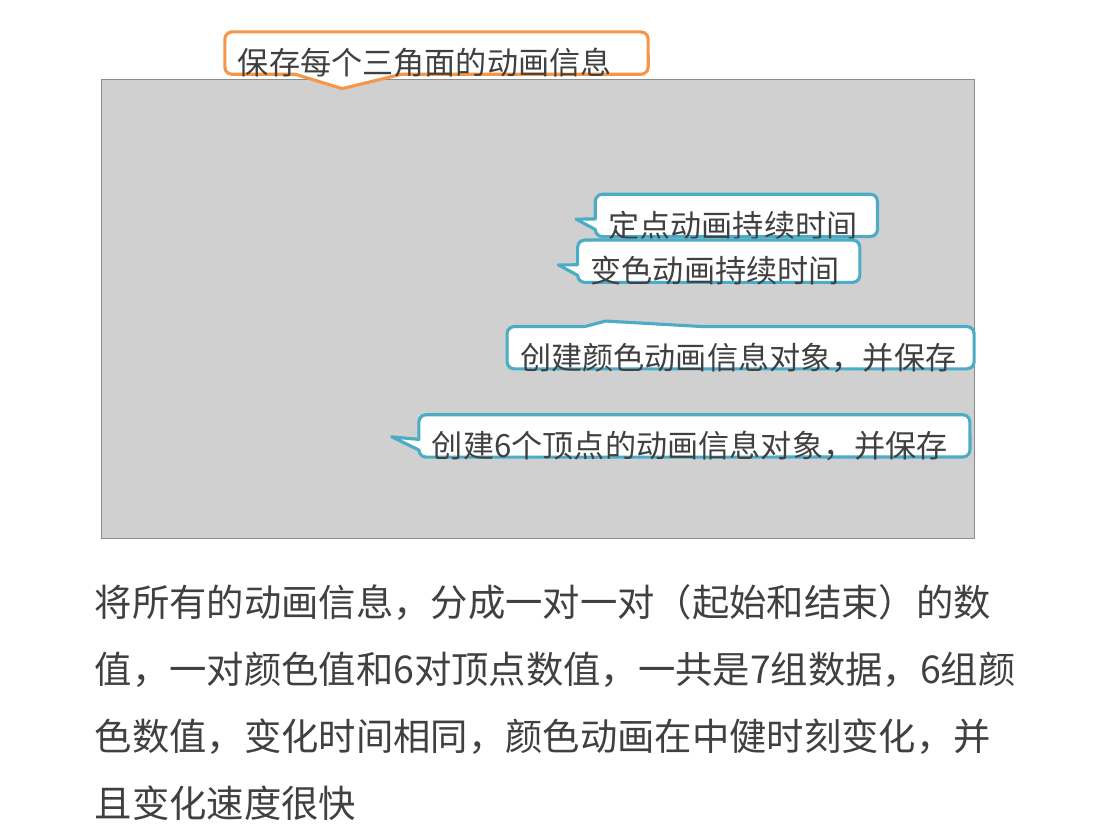
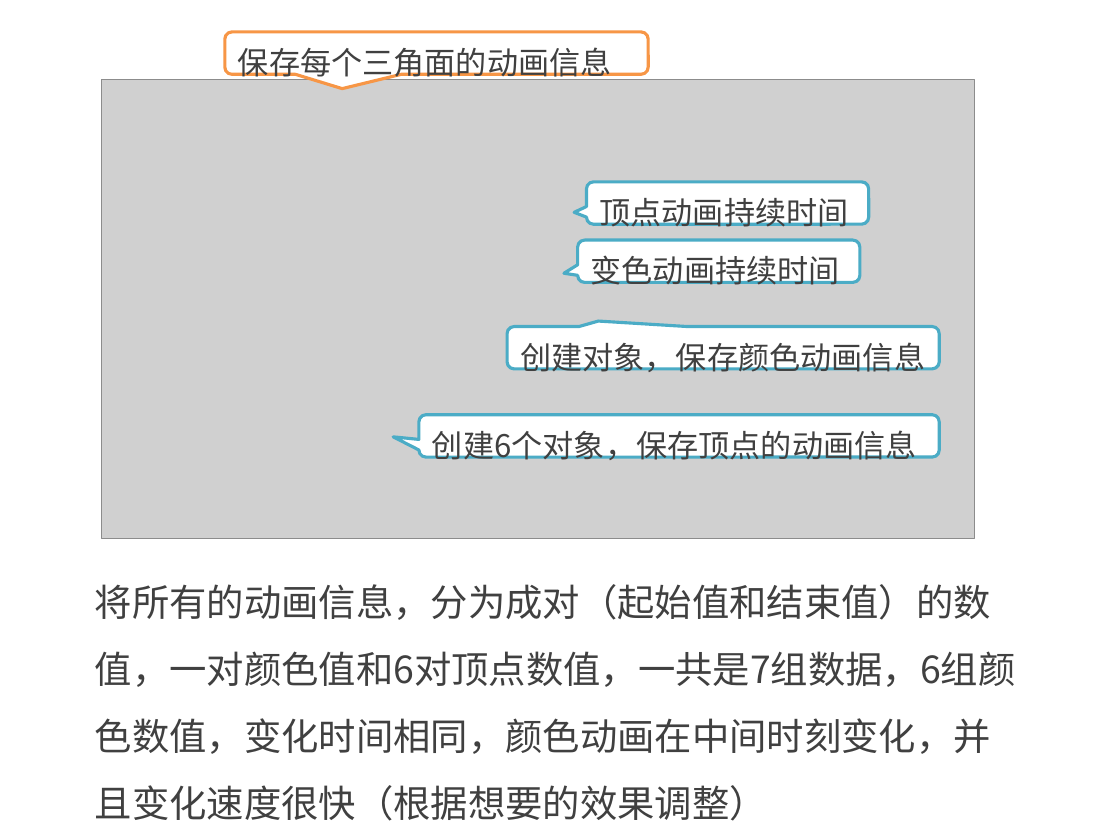
Before and after one commit to kong66/webAni, a slide deck: slide 15 of 23-svg-low-poly-transform/23.pptx. Drawn at 1120x840 pixels with LibreOffice and Linux fonts; fonts in the diff are those of the drawing; grey boxes stand for pictures. Boxes give left, top, right and bottom in pixels: in the first picture for what was removed or moved away, otherwise in the second. Text is boxed around its words. In the diff, an @@ line names an element or a change of style, - is before the commit and + after.

```diff
--- a/23-svg-low-poly-transform/23.pptx
+++ b/23-svg-low-poly-transform/23.pptx
@@ rounded speech box "顶点动画持续时间" at [587, 181, 869, 224]: proportions changed @@
@@ rounded speech box "顶点动画持续时间": place and size @@
-rounded speech box "顶点动画持续时间" at [595, 194, 877, 236]
+rounded speech box "顶点动画持续时间" at [587, 181, 869, 224]
@@ text in rounded speech box at [600, 193, 849, 227]: text changed @@
-定点动画持续时间
+顶点动画持续时间
@@ rounded speech box "变色动画持续时间" at [578, 240, 860, 282]: proportions changed @@
@@ rounded speech box "创建对象，保存颜色动画信息": place and size @@
-rounded speech box "创建对象，保存颜色动画信息" at [507, 327, 974, 370]
+rounded speech box "创建对象，保存颜色动画信息" at [507, 327, 940, 370]
@@ text in rounded speech box at [520, 343, 925, 372]: text changed @@
-创建颜色动画信息对象，并保存
+创建对象，保存颜色动画信息
@@ rounded speech box "创建6个对象，保存顶点的动画信息": place and size @@
-rounded speech box "创建6个对象，保存顶点的动画信息" at [419, 414, 970, 457]
+rounded speech box "创建6个对象，保存顶点的动画信息" at [419, 414, 940, 457]
@@ text in rounded speech box at [432, 431, 917, 460]: text changed @@
-创建6个顶点的动画信息对象，并保存
+创建6个对象，保存顶点的动画信息
@@ text at [95, 584, 1016, 821]: text changed @@
-将所有的动画信息，分成一对一对（起始和结束）的数值，一对颜色值和6对顶点数值，一共是7组数据，6组颜色数值，变化时间相同，颜色动画在中健时刻变化，并且变化速度很快
+将所有的动画信息，分为成对（起始值和结束值）的数值，一对颜色值和6对顶点数值，一共是7组数据，6组颜色数值，变化时间相同，颜色动画在中间时刻变化，并且变化速度很快（根据想要的效果调整）
```
Also in this commit, not shown: 20 other slides changed, 2 slides added, 1 slide removed, 2 other files.
